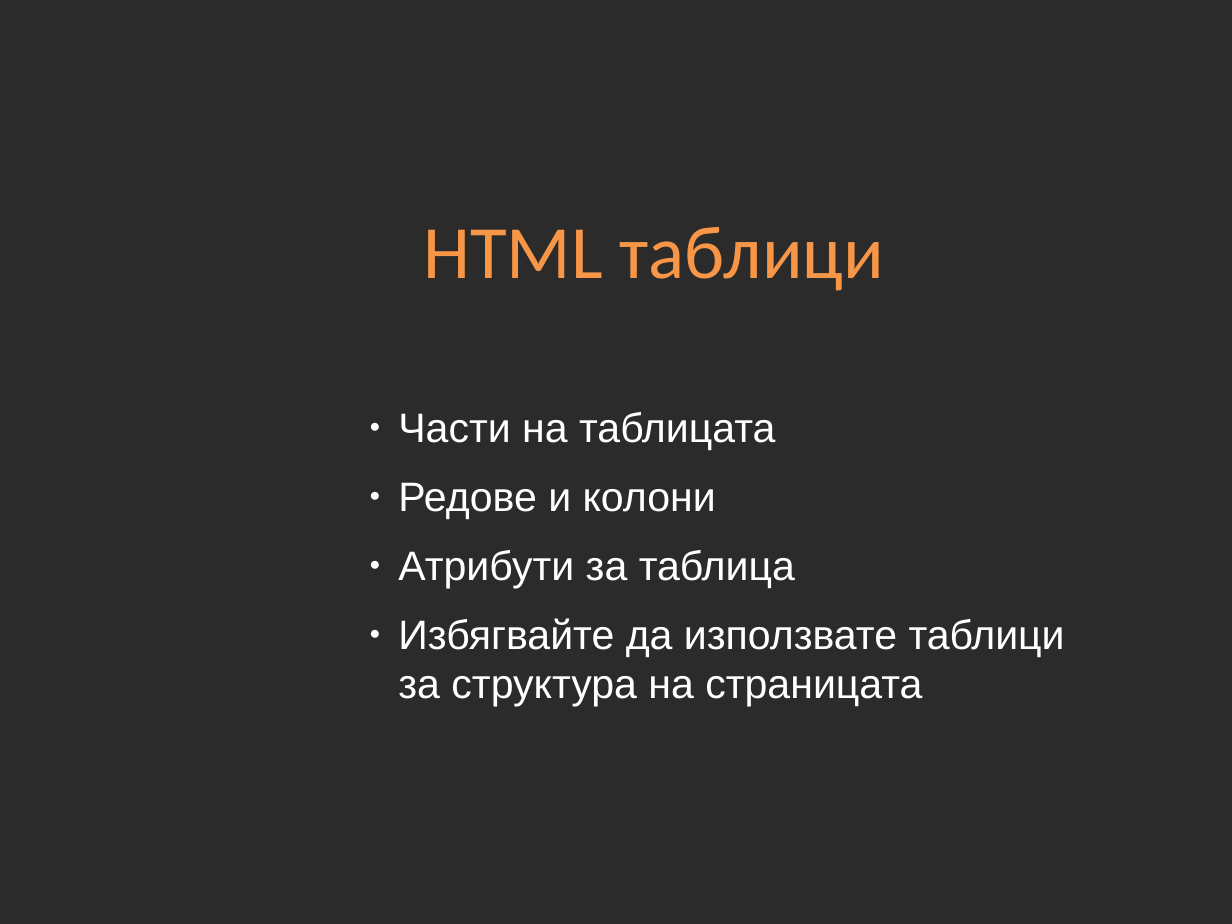
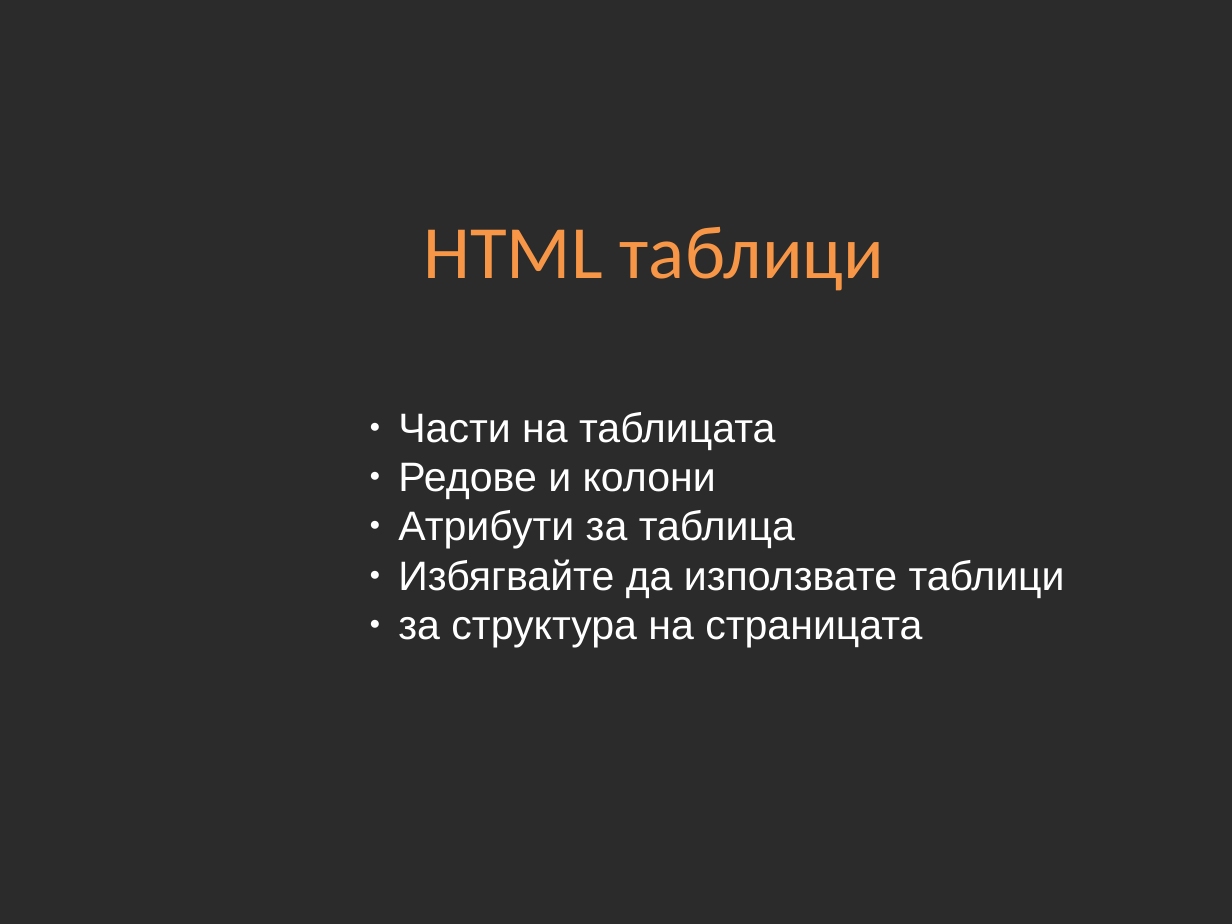
Before and after one commit to Academy-Soft-Intellect/PHP-MySQL-Course, a slide deck: slide 12 of slides/html/02-HTML-basics/02-HTML-basics.odp. Drawn at 1232x924 pixels with LibreOffice and Linux fonts; fonts in the diff are those of the drawing; background and template pictures are left out; a plain dark background stands for a picture behind light text. Boxes give left, top, right and bottom in pixels: in the first picture for what was removed or moved away, otherwise in the second. Text is boxed around its words. In the diff, an @@ line names an element or a change of style, - is before the commit and + after.

```diff
--- a/slides/html/02-HTML-basics/02-HTML-basics.odp
+++ b/slides/html/02-HTML-basics/02-HTML-basics.odp
@@ text at [398, 412, 795, 549]: less space between paragraphs @@
@@ text at [398, 559, 1065, 647]: text changed @@
-● Избягвайте да използвате таблици
-  за структура на страницата
+● Избягвайте да използвате таблици
+● за структура на страницата
```
Also in this commit, not shown: 10 other slides changed, 40 other files.
